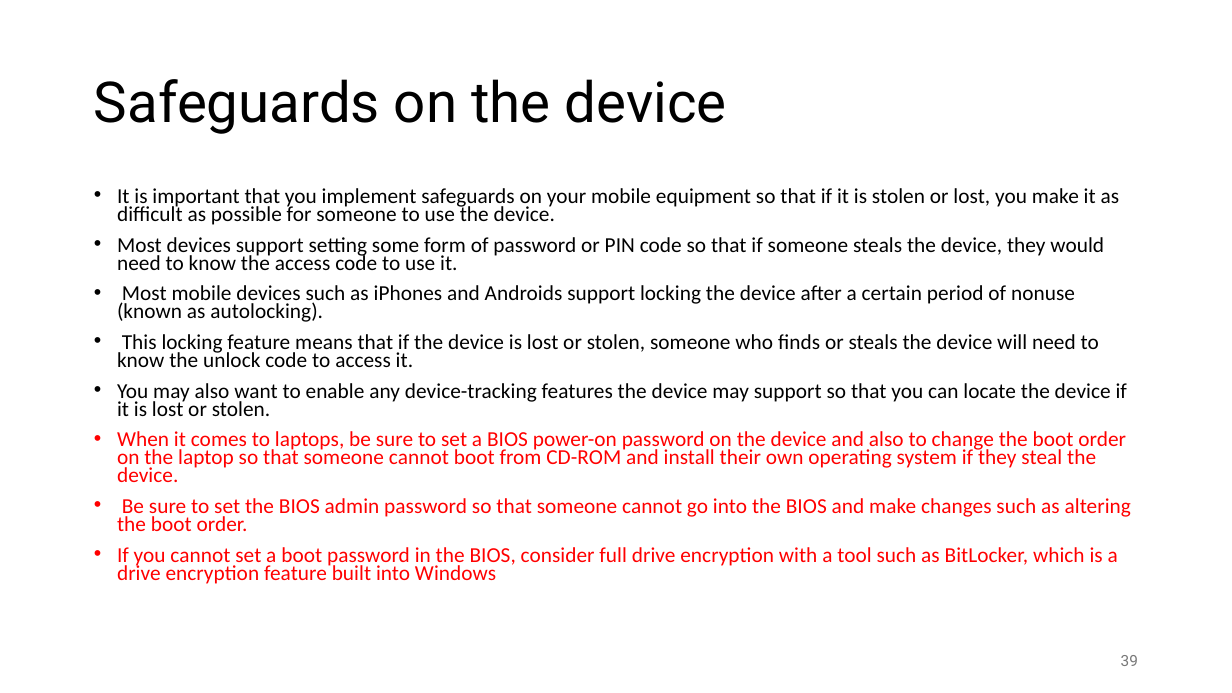
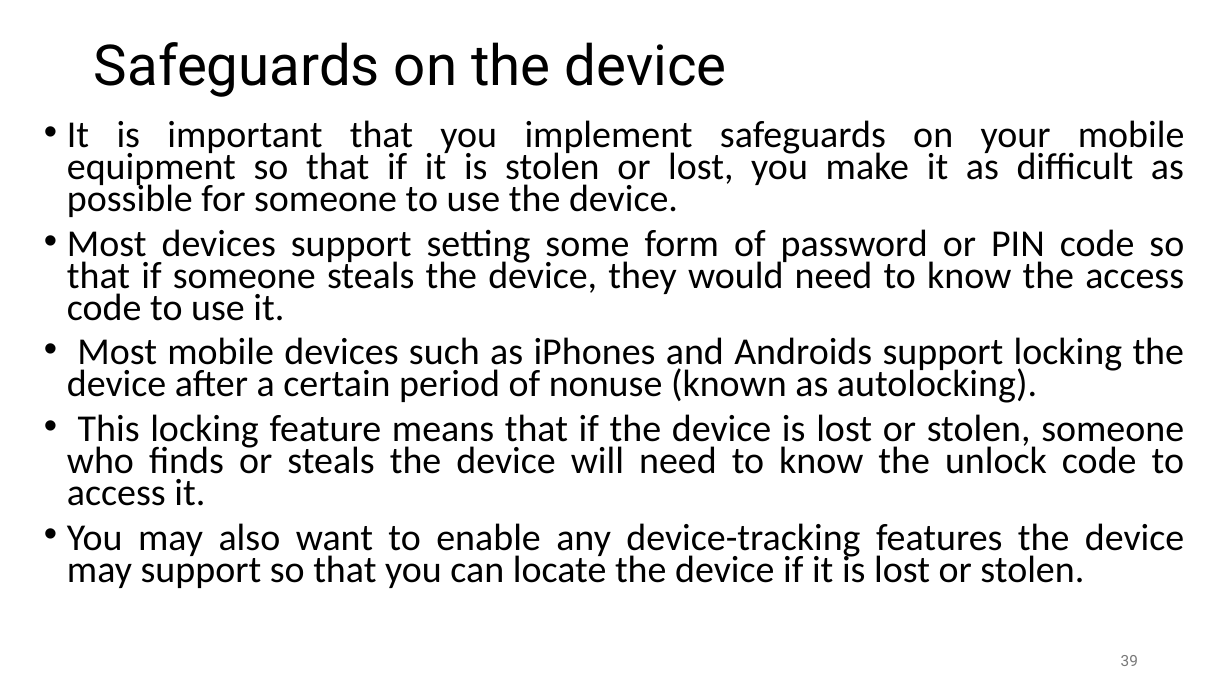
Before and after one commit to shakiliitju/M.Sc-in-ICT, a slide deck: slide 39 of Semester 2/Applied Cyber Security/Lecture/L5.pptx. Drawn at 1232x693 pixels with LibreOffice and Linux fonts; fonts in the diff are those of the drawing. Boxes give left, top, right and bottom in pixels: in the first picture for what was removed or moved away, otherwise in the second. Text is boxed around its words. In the diff, an @@ line names an element or a change of style, - is before the commit and + after.

```diff
--- a/Semester 2/Applied Cyber Security/Lecture/L5.pptx
+++ b/Semester 2/Applied Cyber Security/Lecture/L5.pptx
@@ title "Safeguards on the device": place and size @@
-title "Safeguards on the device" at (94,79,727,134)
+title "Safeguards on the device" at (94,42,727,97)
@@ text "It is important that you ...": place and size @@
-text "It is important that you ..." at (117,188,1131,584)
+text "It is important that you ..." at (67,120,1185,588)
@@ text "It is important that you ..." at (67,120,1185,588): size 16.6 to 29.6 pt; alignment left to justified @@
@@ text at (117,431,1131,584): paragraphs removed @@
-• When it comes to laptops, be sure to set a BIOS power-on password on the device and also to change the boot order on the laptop so that someone cannot boot from CD-ROM and install their own operating system if they steal the device.
-• Be sure to set the BIOS admin password so that someone cannot go into the BIOS and make changes such as altering the boot order.
-• If you cannot set a boot password in the BIOS, consider full drive encryption with a tool such as BitLocker, which is a drive encryption feature built into Windows
```
Also in this commit, not shown: 37 other slides changed, 1 slide added, 5 other files.
